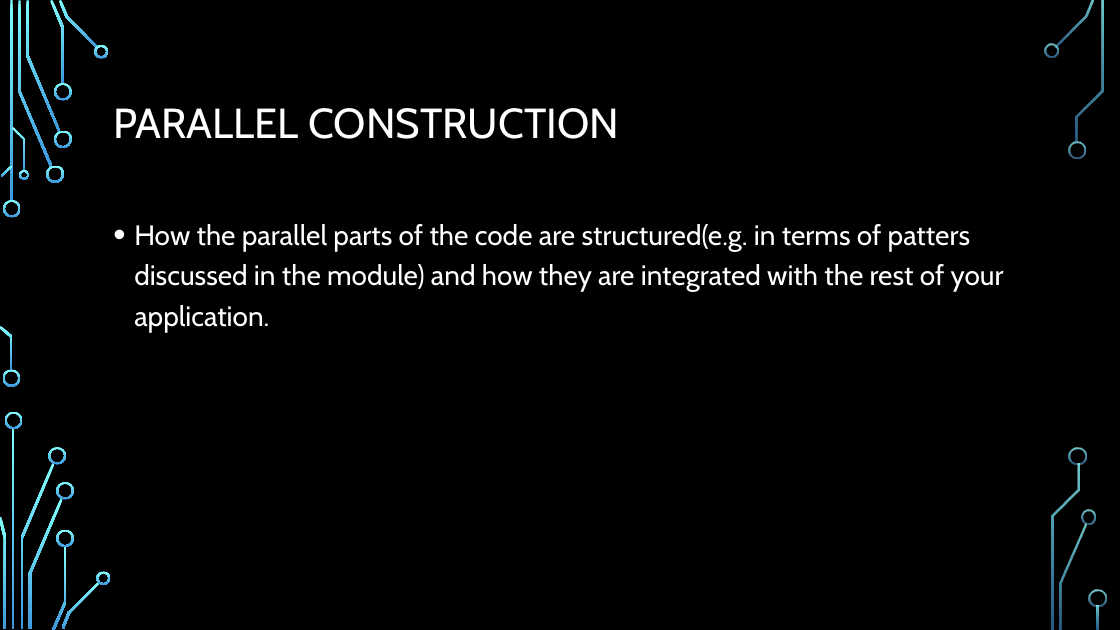
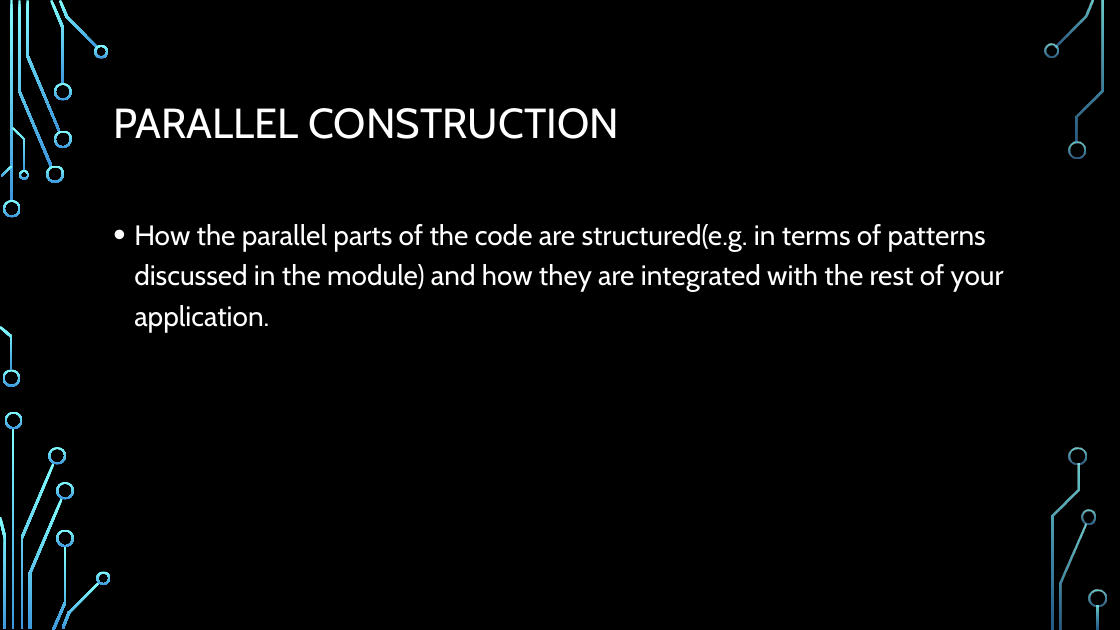
Before and after one commit to Shorte240/DSaA-Submission, a slide deck: slide 7 of CMP202 Assessment.pptx. Drawn at 1120x630 pixels with LibreOffice and Linux fonts; fonts in the diff are those of the drawing; background and template pictures are left out. Boxes give left, top, right and bottom in pixels: in the first picture for what was removed or moved away, otherwise in the second. Text is boxed around its words. In the diff, an @@ line names an element or a change of style, - is before the commit and + after.

```diff
--- a/CMP202 Assessment.pptx
+++ b/CMP202 Assessment.pptx
@@ text at (134,224,1004,332): text changed @@
-• How the parallel parts of the code are structured(e.g. in terms of patters discussed in the module) and how they are integrated with the rest of your application.
+• How the parallel parts of the code are structured(e.g. in terms of patterns discussed in the module) and how they are integrated with the rest of your application.
```
Also in this commit, not shown: 6 other slides changed, 2 other files.
